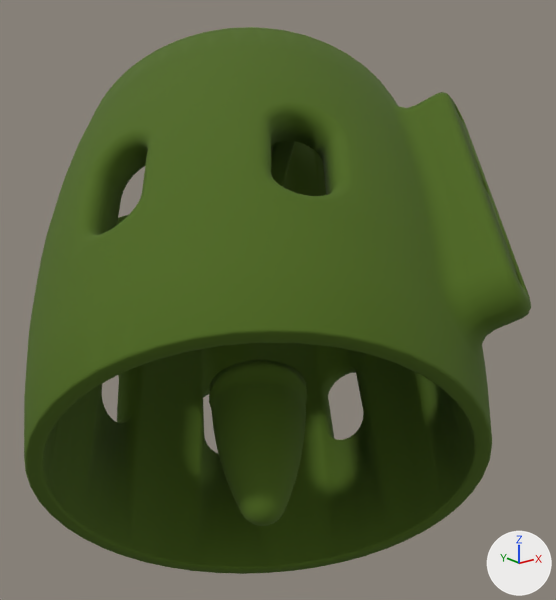
The COLLADA model robots/uuv_d/urdf/mesh/proto_type/meshes/t6.dae: old version first, new version second.
Camera for both pictures: a 50 mm lens placed at (-0.0677, -0.0897, 0.0517), pointed at (0.0139, 0.0124, 0.0109). Arrows for +X, +Y and +Z are at lower right; the lights stay in place. The first picture is the older version.

In view in the first picture: 'node0'.
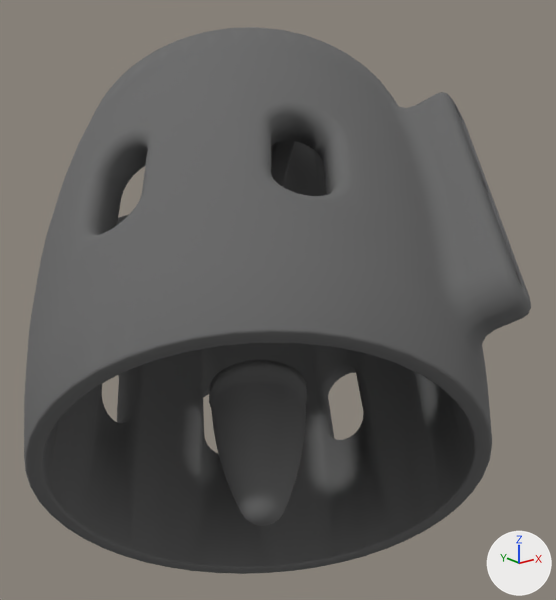
What changed in the scene script:
```text
Change mat_defaultmaterial:
    remove n3 = _N.new('ShaderNodeMix'); n3.name = 'Mix'
    remove n3.data_type = 'RGBA'
    remove n3.blend_type = 'MULTIPLY'
    remove n3.inputs[0].default_value = 1.0  # 'Factor'
    remove n3.inputs[7].default_value = (0.523, 1.0, 0.0331, 1.0)  # 'B', green #bfff33
    where n2 = _N.new('ShaderNodeVertexColor'); n2.name = 'Color Attribute'
    where n0 = _N.new('ShaderNodeBsdfPrincipled'); n0.name = 'Principled BSDF'
    remove _L.new(n2.outputs[0], n3.inputs[6])  # 'Color' to 'A'
    remove _L.new(n3.outputs[2], n0.inputs[0])  # 'Result' to 'Base Color'
    add _L.new(n2.outputs[0], n0.inputs[0])  # 'Color' to 'Base Color'
```

Changed parts and their boxes [x1, y1, x2, y2] in the pictures (556 x 600 px):
'node0', recoloured (lighter): [24, 27, 531, 574] in both
